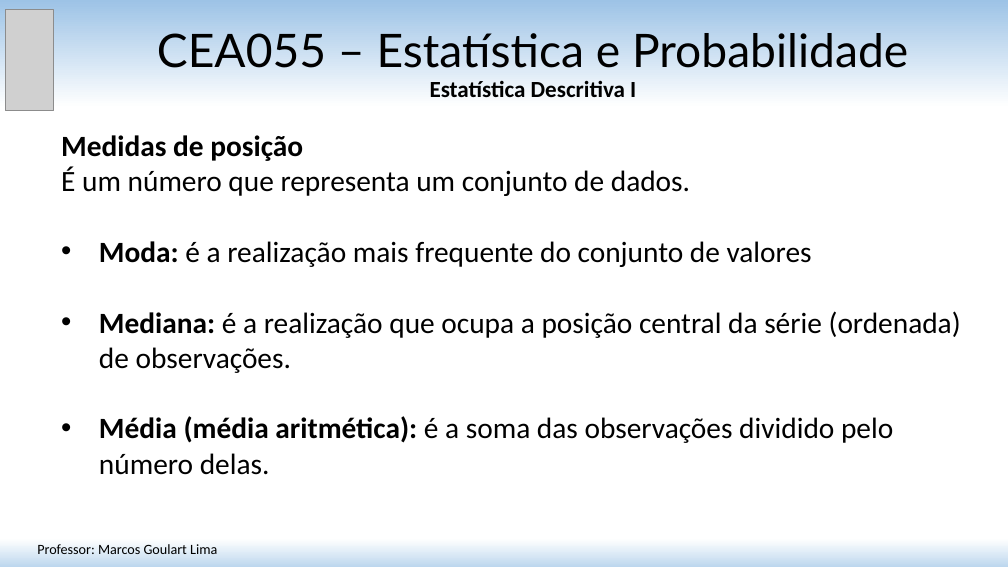
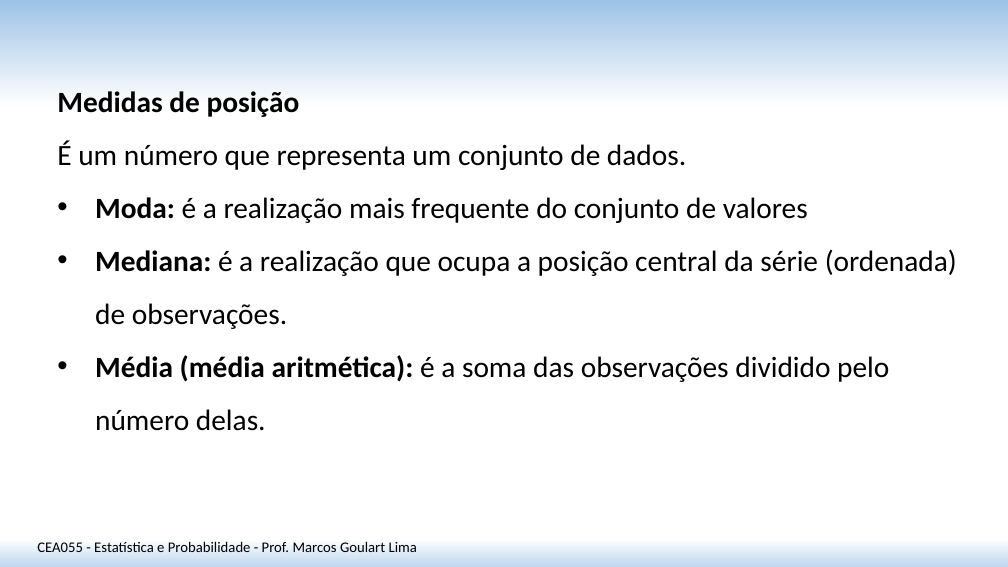
Before and after one commit to matmarcos/minhas-aulas, a slide deck: slide 30 of content/2026-2/cea055-estatistica-probabilidade/01-estatistica-descritiva-i/Aula_01_Estatistica_Descritiva_I.pptx (slide 27 before the commit). Drawn at 1008x567 pixels with LibreOffice and Linux fonts; fonts in the diff are those of the drawing; grey boxes stand for pictures. Boxes give left, top, right and bottom in pixels: in the first picture for what was removed or moved away, otherwise in the second. Text is boxed around its words. In the diff, an @@ line names an element or a change of style, - is before the commit and + after.

```diff
--- a/content/2026-2/cea055-estatistica-probabilidade/01-estatistica-descritiva-i/Aula_01_Estatistica_Descritiva_I.pptx
+++ b/content/2026-2/cea055-estatistica-probabilidade/01-estatistica-descritiva-i/Aula_01_Estatistica_Descritiva_I.pptx
@@ picture removed at (x1=5, y1=9, x2=54, y2=110) @@
@@ title removed at (x1=157, y1=33, x2=908, y2=97) @@
-CEA055 – Estatística e Probabilidade
-Estatística Descritiva I
@@ text "Medidas de posição" moved from (x1=61, y1=135, x2=961, y2=475) to (x1=57, y1=91, x2=957, y2=431) @@
@@ text "Medidas de posição" at (x1=57, y1=91, x2=957, y2=431): line spacing 1 to 1.5 @@
@@ text at (x1=37, y1=541, x2=417, y2=552): text changed; size 13.5 to 14 pt @@
-Professor: Marcos Goulart Lima
+CEA055 - Estatística e Probabilidade - Prof. Marcos Goulart Lima
```
Also in this commit, not shown: 16 other slides changed, 17 slides added, 14 slides removed, 3 other files.
